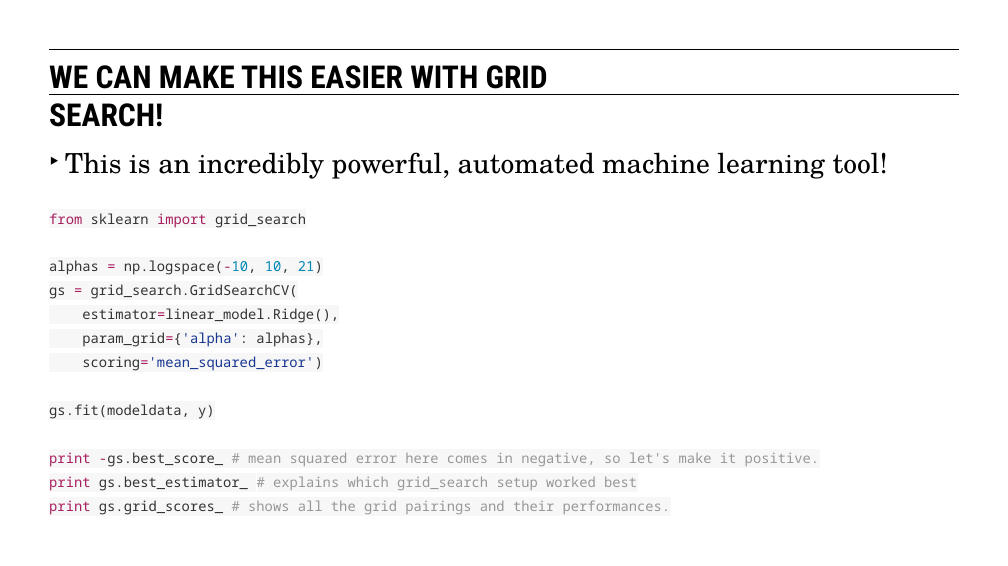
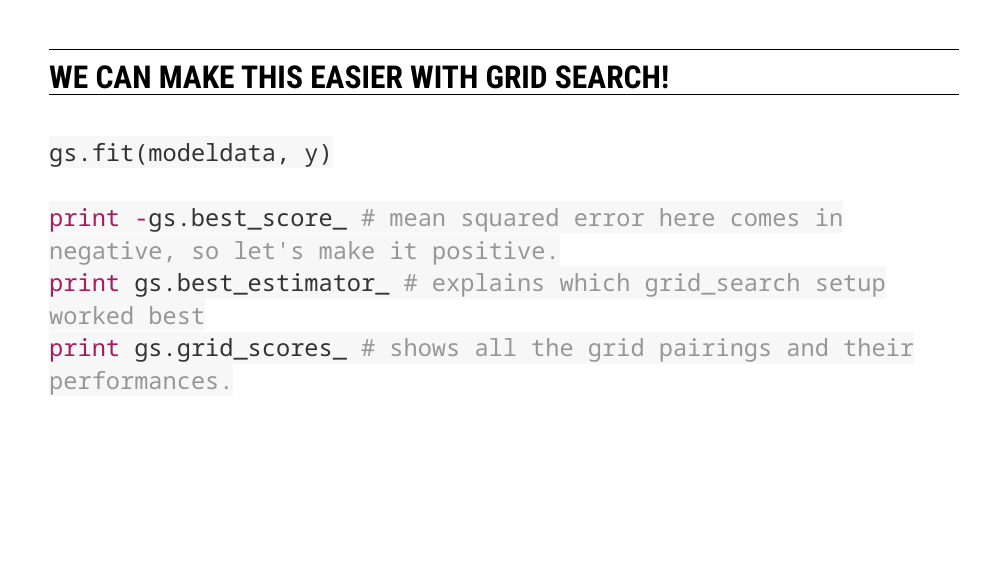
Before and after one commit to eflautt/ga-data-science, a slide deck: slide 44 of lessons/lesson-07/07-evaluating-model-fit.pptx (slide 34 before the commit). Drawn at 1008x566 pixels with LibreOffice and Linux fonts; fonts in the diff are those of the drawing. Boxes give left, top, right and bottom in pixels: in the first picture for what was removed or moved away, otherwise in the second. Text is boxed around its words. In the diff, an @@ line names an element or a change of style, - is before the commit and + after.

```diff
--- a/lessons/lesson-07/07-evaluating-model-fit.pptx
+++ b/lessons/lesson-07/07-evaluating-model-fit.pptx
@@ text "WE CAN MAKE THIS EASIER ..." rewrapped from [49,65,548,127] to [49,65,669,95] @@
@@ text at [49,143,914,395]: text changed; size 14 to 24 pt; text colour #333333 to #969896 @@
-‣ This is an incredibly powerful, automated machine learning tool!
-from sklearn import grid_search
-alphas = np.logspace(-10, 10, 21)
-gs = grid_search.GridSearchCV(
-estimator=linear_model.Ridge(),
-param_grid={'alpha': alphas},
-scoring='mean_squared_error')
-gs.fit(modeldata, y)
-print -gs.best_score_ # mean squared error here comes in negative, so let's make it positive.
-print gs.best_estimator_ # explains which grid_search setup worked best
-print gs.grid_scores_ # shows all the grid pairings and their performances.
+gs.fit(modeldata, y)
+print -gs.best_score_ # mean squared error here comes in negative, so let's make it positive.
+print gs.best_estimator_ # explains which grid_search setup worked best
+print gs.grid_scores_ # shows all the grid pairings and their performances.
```
Also in this commit, not shown: 24 other slides changed, 12 slides added.
